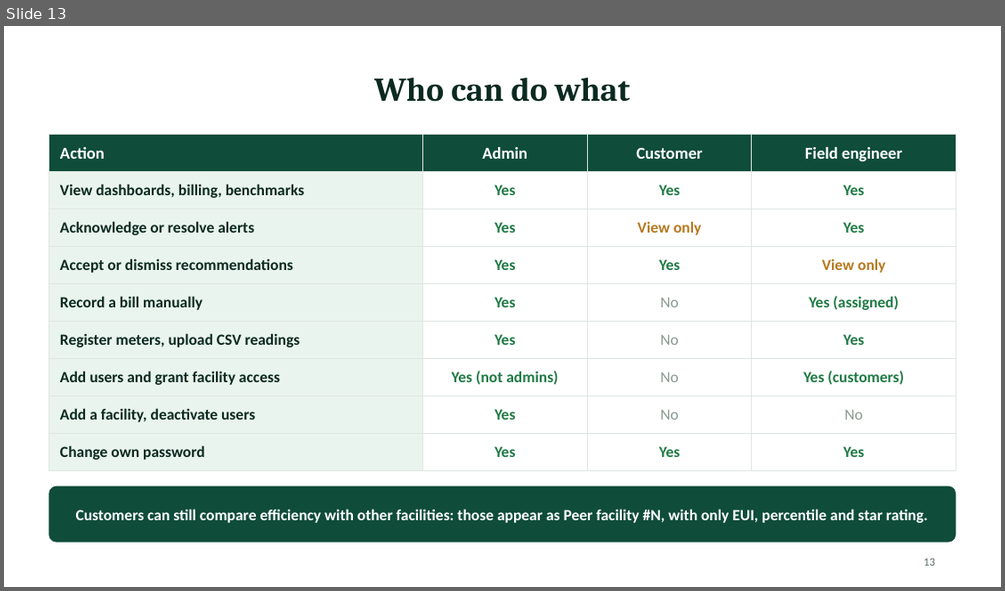
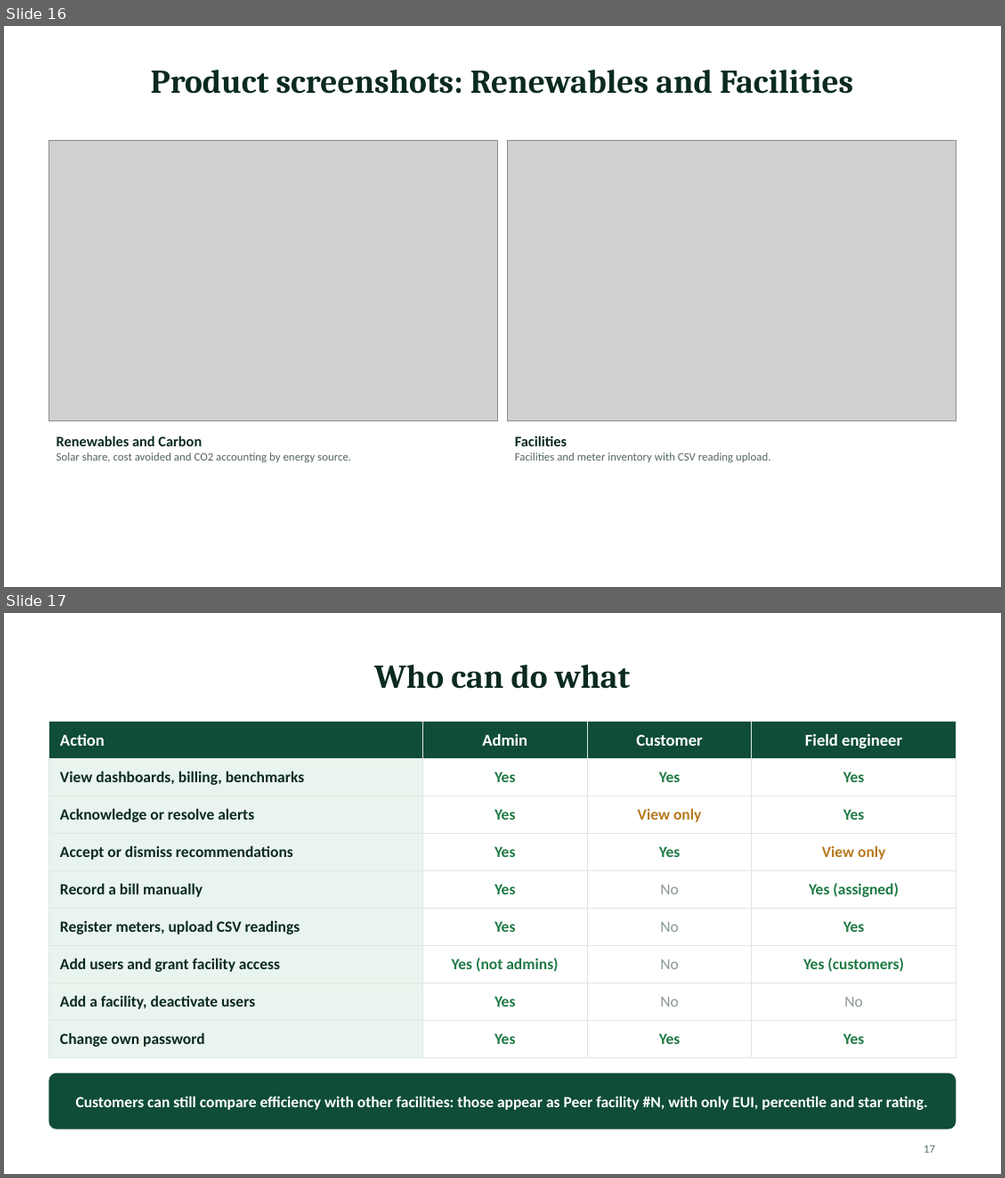
Before and after one commit to Priyanshu2068/mca2-fsdpython-greengrid, a slide deck: docs/GreenGrid_Presentation_v3.pptx. Shown one above the other, each under a label of ours: slide 13 before the commit, slides 16 and 17 after it. The pictures are 1005x591 and 1005x1178 pixels, drawn with LibreOffice and Linux fonts; fonts in the diff are those of the drawing; grey boxes stand for pictures. Boxes give left, top, right and bottom in pixels: in the first picture for what was removed or moved away, otherwise in the second. Text is boxed around its words. In the diff, an @@ line names an element or a change of style, - is before the commit and + after.

Commit message:
docs: add application screenshots to project document and presentation

```diff
--- a/docs/GreenGrid_Presentation_v3.pptx
+++ b/docs/GreenGrid_Presentation_v3.pptx
@@ slide 16 added at (4, 26, 1001, 587), background #FFFFFF @@
@@ title added at (151, 70, 853, 94), 32 pt, text #0B2A21, bold @@
+Product screenshots: Renewables and Facilities
@@ picture added at (48, 141, 498, 421) @@
@@ picture added at (507, 141, 956, 421) @@
@@ text added at (57, 435, 351, 462), 11 pt, text #55665C @@
+Renewables and Carbon
+Solar share, cost avoided and CO2 accounting by energy source.
@@ text added at (515, 435, 770, 462), 11 pt, text #55665C @@
+Facilities
+Facilities and meter inventory with CSV reading upload.
@@ what was slide 13 is now slide 17 @@
@@ page number at (923, 1145, 935, 1152): text changed @@
-13
+17
```
Also in this commit, not shown: 3 other slides added, 3 other files.
